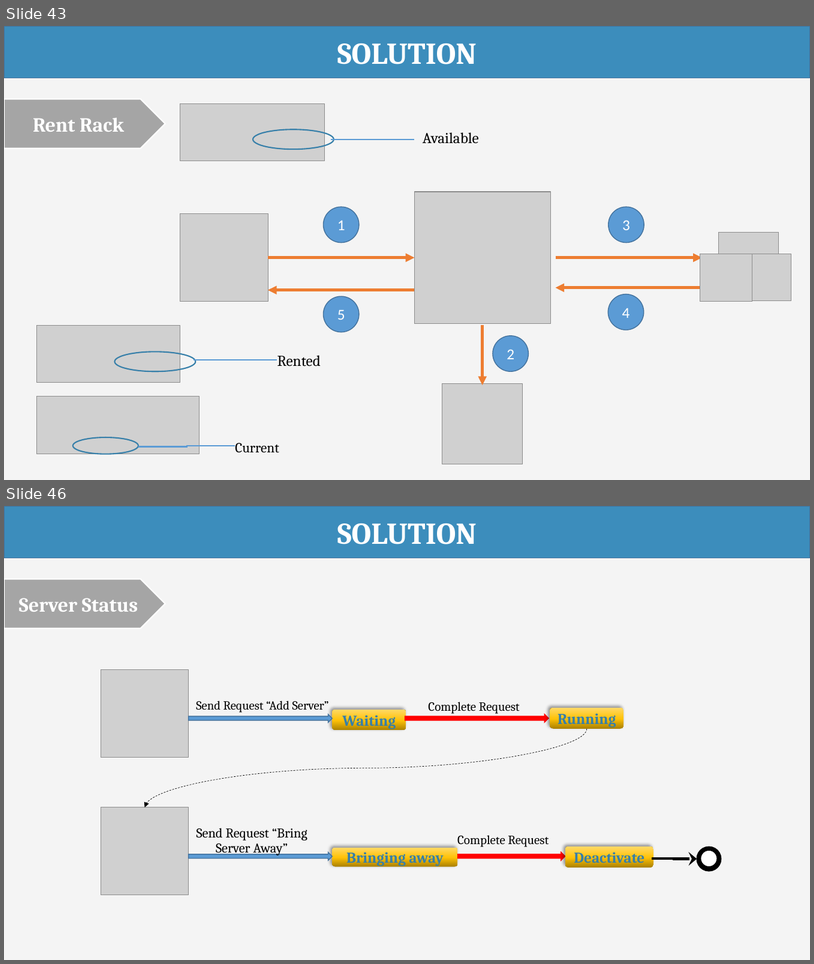
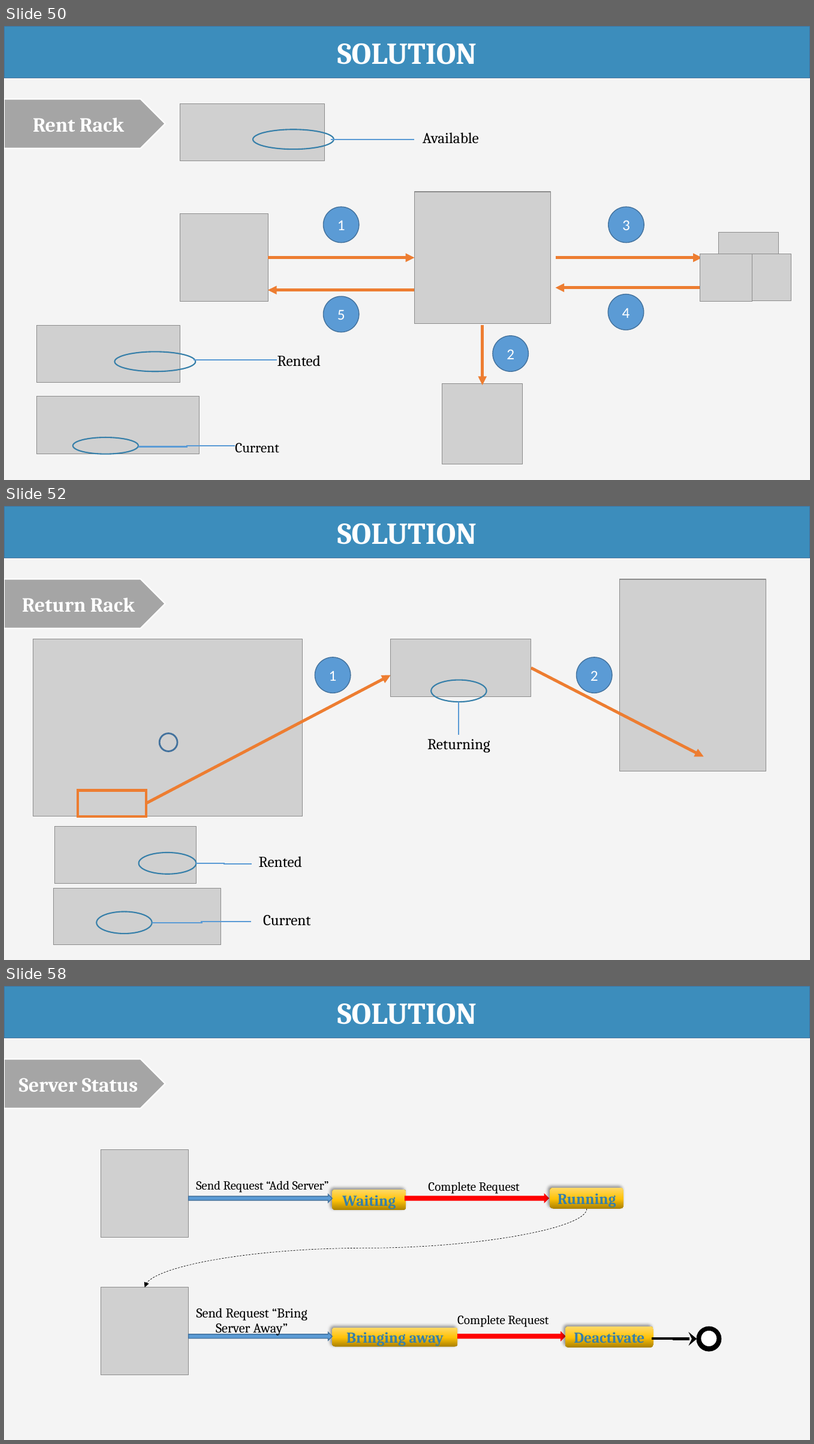
Before and after one commit to haltt051093/IMS-datacenter, a slide deck: Document/Presentation/IMS_20160408_Presentation.pptx. Shown one above the other, each under a label of ours: slides 43 and 46 before the commit, slides 50, 52 and 58 after it; the slides between them are not shown. The pictures are 814x964 and 814x1444 pixels, drawn with LibreOffice and Linux fonts; fonts in the diff are those of the drawing; grey boxes stand for pictures. Boxes give left, top, right and bottom in pixels: in the first picture for what was removed or moved away, otherwise in the second. Text is boxed around its words. In the diff, an @@ line names an element or a change of style, - is before the commit and + after.

```diff
--- a/Document/Presentation/IMS_20160408_Presentation.pptx
+++ b/Document/Presentation/IMS_20160408_Presentation.pptx
@@ slide 52 added at [4, 506, 810, 960], background #F4F4F4 @@
@@ rectangle added at [4, 506, 810, 558], fill #3C8DBC, outline #43739E 1 pt, 36 pt, text #FFFFFF, bold @@
+SOLUTION
@@ pentagon arrow added at [4, 579, 165, 629], fill #A5A5A5, outline #FFFFFF 1.5 pt, 24 pt, text #FFFFFF, bold @@
+Return Rack
@@ picture added at [620, 579, 767, 771] @@
@@ picture added at [33, 639, 302, 816] @@
@@ picture added at [391, 639, 531, 697] @@
@@ ellipse added at [315, 657, 351, 693], fill #5B9BD5, outline #43739E 1 pt, 18 pt, text #FFFFFF @@
+1
@@ arrow added from (531, 667) to (705, 756), #ED7D31 3.5 pt @@
@@ ellipse added at [577, 657, 612, 693], fill #5B9BD5, outline #43739E 1 pt, 18 pt, text #FFFFFF @@
+2
@@ arrow added from (146, 803) to (391, 675), #ED7D31 3.5 pt @@
@@ ellipse added at [432, 679, 488, 702], outline #367FA9 1.5 pt @@
@@ elbow line added from (459, 702) to (459, 735), #5B9BD5 1.5 pt @@
@@ ellipse added at [159, 733, 177, 751], outline #43739E 2 pt @@
@@ text added at [428, 739, 491, 753], 18 pt, text #000000 @@
+Returning
@@ rectangle added at [78, 790, 146, 816], outline #ED7D31 3 pt @@
@@ picture added at [55, 826, 197, 883] @@
@@ ellipse added at [139, 852, 197, 874], outline #367FA9 1.5 pt @@
@@ elbow line added from (197, 863) to (252, 864), #5B9BD5 1.5 pt @@
@@ text added at [259, 856, 302, 867], 18 pt, text #000000 @@
+Rented
@@ picture added at [54, 888, 221, 945] @@
@@ ellipse added at [96, 912, 152, 933], outline #367FA9 1.5 pt @@
@@ text added at [263, 915, 311, 925], 18 pt, text #000000 @@
+Current
@@ elbow line added from (152, 922) to (251, 921), #5B9BD5 1.5 pt @@
@@ what was slide 43 is now slide 50 @@
@@ what was slide 46 is now slide 58 @@
```
Also in this commit, not shown: 10 slides changed, 11 other slides added, 6 other files.
